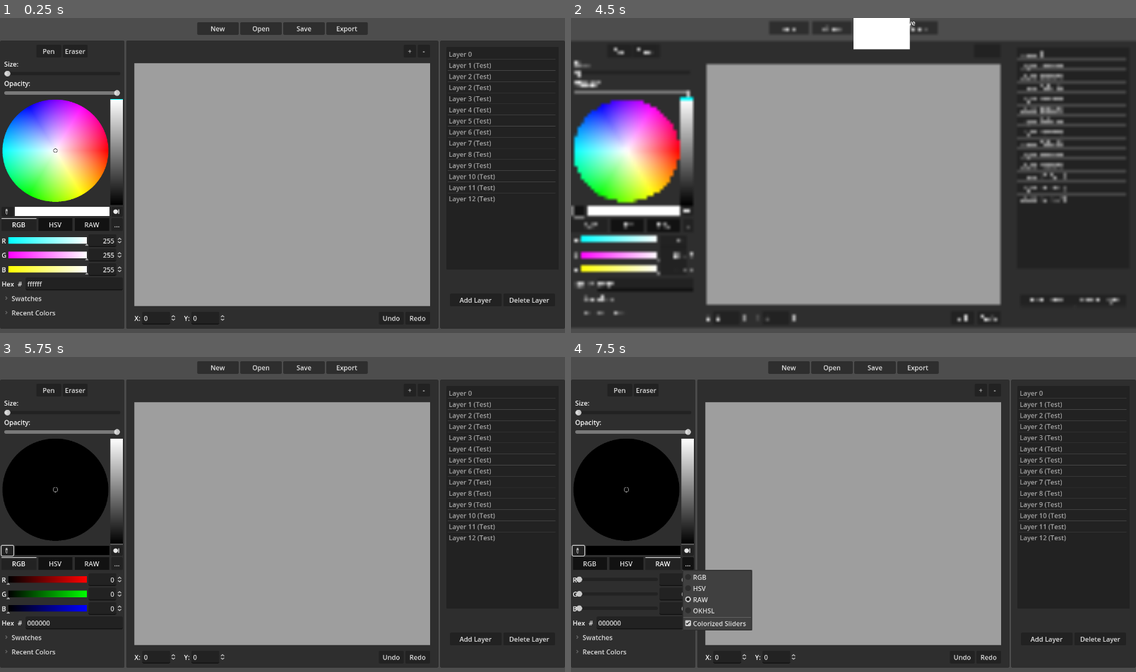
Above: before the commit, frames 1-4 (two rows, left to right).
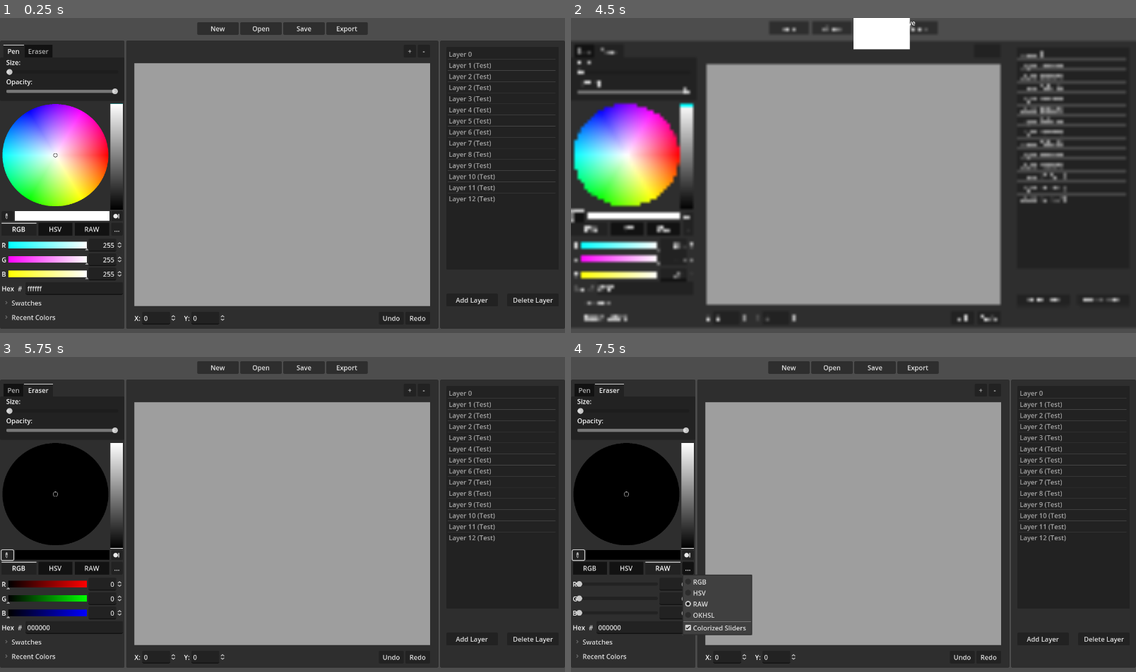
Above: after the commit, the same moments.

Repository: 17angelsprings/Pix-Paint
Game: Godot game, scene res://src/ui/workspace/workspace_ui.tscn
The game is run twice, just before and just after one commit, with the same random seed, the same clock (stepped at 60 frames per second) and the same inputs. This scene is started directly instead of the project's main scene.
Inputs (mouse positions are in pixels of both pictures, inside the frame that each line leads up to; where the layout moved, square brackets give the same spot in the first picture):
- Up to frame 1 (0.25 s): no input
- Up to frame 2 (4.5 s): click (621, 52) at 0.5 s, where only the run before the commit has a clickable "Pen"; click "New" at 1.25 s; click "New" at 2 s; click "Open" at 2.75 s; click "Export" at 3.5 s; click (576, 216) [576, 210] at 4.25 s
- Up to frame 3 (5.75 s): click "RGB" at 5 s
- Up to frame 4 (7.5 s): click "HSV" at 5.75 s; click "RAW" at 6.5 s; click "..." at 7.25 s

The runs differ from the first frame. In frame 1, 4.8% of the frame differs, in the area x 0-98%, y 8-96%; in frame 2, 6.1%, in the area x 0-96%, y 8-97%; in frame 3, 3.9%; in frame 4, 3.4%.

Commit message:
Improved UI
Changed the Pen/Eraser + Options layout

Diff:
--- a/src/ui/workspace/layers_panel_container.tscn
+++ b/src/ui/workspace/layers_panel_container.tscn
@@ -41,6 +41,8 @@
 [node name="LayerButtonsMarginContainer" type="MarginContainer" parent="ScrollContainer/VBoxContainer"]
 layout_mode = 2
 size_flags_vertical = 3
+theme_override_constants/margin_left = 15
+theme_override_constants/margin_right = 15
 
 [node name="HBoxContainer" type="HBoxContainer" parent="ScrollContainer/VBoxContainer/LayerButtonsMarginContainer"]
 layout_mode = 2
@@ -52,6 +54,10 @@
 layout_mode = 2
 text = "Add Layer"
 
+[node name="MarginContainer" type="MarginContainer" parent="ScrollContainer/VBoxContainer/LayerButtonsMarginContainer/HBoxContainer"]
+layout_mode = 2
+size_flags_horizontal = 3
+
 [node name="DeleteLayerButton" type="Button" parent="ScrollContainer/VBoxContainer/LayerButtonsMarginContainer/HBoxContainer"]
 custom_minimum_size = Vector2(125, 0)
 layout_mode = 2
--- a/src/ui/workspace/tools_panel_container.tscn
+++ b/src/ui/workspace/tools_panel_container.tscn
@@ -18,43 +18,61 @@
 layout_mode = 2
 theme_override_constants/margin_top = 10
 
-[node name="HBoxContainer" type="HBoxContainer" parent="ScrollContainer/VBoxContainer/ToolMarginContainer"]
-layout_mode = 2
-alignment = 1
-
-[node name="PenButton" type="Button" parent="ScrollContainer/VBoxContainer/ToolMarginContainer/HBoxContainer"]
-custom_minimum_size = Vector2(60, 0)
-layout_mode = 2
-text = "Pen"
-
-[node name="EraserButton" type="Button" parent="ScrollContainer/VBoxContainer/ToolMarginContainer/HBoxContainer"]
-custom_minimum_size = Vector2(60, 0)
-layout_mode = 2
-text = "Eraser"
-
-[node name="ToolOptions" type="MarginContainer" parent="ScrollContainer/VBoxContainer"]
-layout_mode = 2
-theme_override_constants/margin_left = 10
-theme_override_constants/margin_right = 10
-
-[node name="VBoxContainer" type="VBoxContainer" parent="ScrollContainer/VBoxContainer/ToolOptions"]
+[node name="TabContainer" type="TabContainer" parent="ScrollContainer/VBoxContainer/ToolMarginContainer"]
 layout_mode = 2
 
-[node name="SizeLabel" type="Label" parent="ScrollContainer/VBoxContainer/ToolOptions/VBoxContainer"]
+[node name="Pen" type="MarginContainer" parent="ScrollContainer/VBoxContainer/ToolMarginContainer/TabContainer"]
+layout_mode = 2
+theme_override_constants/margin_left = 15
+theme_override_constants/margin_right = 15
+theme_override_constants/margin_bottom = 15
+
+[node name="PenHBox" type="VBoxContainer" parent="ScrollContainer/VBoxContainer/ToolMarginContainer/TabContainer/Pen"]
+layout_mode = 2
+
+[node name="PenSizeLabel" type="Label" parent="ScrollContainer/VBoxContainer/ToolMarginContainer/TabContainer/Pen/PenHBox"]
 layout_mode = 2
 text = "Size:
 "
 
-[node name="SizeHSlider" type="HSlider" parent="ScrollContainer/VBoxContainer/ToolOptions/VBoxContainer"]
+[node name="PenSizeHSlider" type="HSlider" parent="ScrollContainer/VBoxContainer/ToolMarginContainer/TabContainer/Pen/PenHBox"]
 layout_mode = 2
 allow_greater = true
 
-[node name="OpacityLabel" type="Label" parent="ScrollContainer/VBoxContainer/ToolOptions/VBoxContainer"]
+[node name="PenOpacityLabel" type="Label" parent="ScrollContainer/VBoxContainer/ToolMarginContainer/TabContainer/Pen/PenHBox"]
 layout_mode = 2
 text = "Opacity:
 "
 
-[node name="OpacityHSlider" type="HSlider" parent="ScrollContainer/VBoxContainer/ToolOptions/VBoxContainer"]
+[node name="PenOpacityHSlider" type="HSlider" parent="ScrollContainer/VBoxContainer/ToolMarginContainer/TabContainer/Pen/PenHBox"]
+layout_mode = 2
+value = 100.0
+
+[node name="Eraser" type="MarginContainer" parent="ScrollContainer/VBoxContainer/ToolMarginContainer/TabContainer"]
+visible = false
+layout_mode = 2
+theme_override_constants/margin_left = 15
+theme_override_constants/margin_right = 15
+theme_override_constants/margin_bottom = 15
+
+[node name="EraserHBox" type="VBoxContainer" parent="ScrollContainer/VBoxContainer/ToolMarginContainer/TabContainer/Eraser"]
+layout_mode = 2
+
+[node name="EraserSizeLabel" type="Label" parent="ScrollContainer/VBoxContainer/ToolMarginContainer/TabContainer/Eraser/EraserHBox"]
+layout_mode = 2
+text = "Size:
+"
+
+[node name="EraserSizeHSlider" type="HSlider" parent="ScrollContainer/VBoxContainer/ToolMarginContainer/TabContainer/Eraser/EraserHBox"]
+layout_mode = 2
+allow_greater = true
+
+[node name="EraserOpacityLabel" type="Label" parent="ScrollContainer/VBoxContainer/ToolMarginContainer/TabContainer/Eraser/EraserHBox"]
+layout_mode = 2
+text = "Opacity:
+"
+
+[node name="EraserOpacityHSlider" type="HSlider" parent="ScrollContainer/VBoxContainer/ToolMarginContainer/TabContainer/Eraser/EraserHBox"]
 layout_mode = 2
 value = 100.0
 
